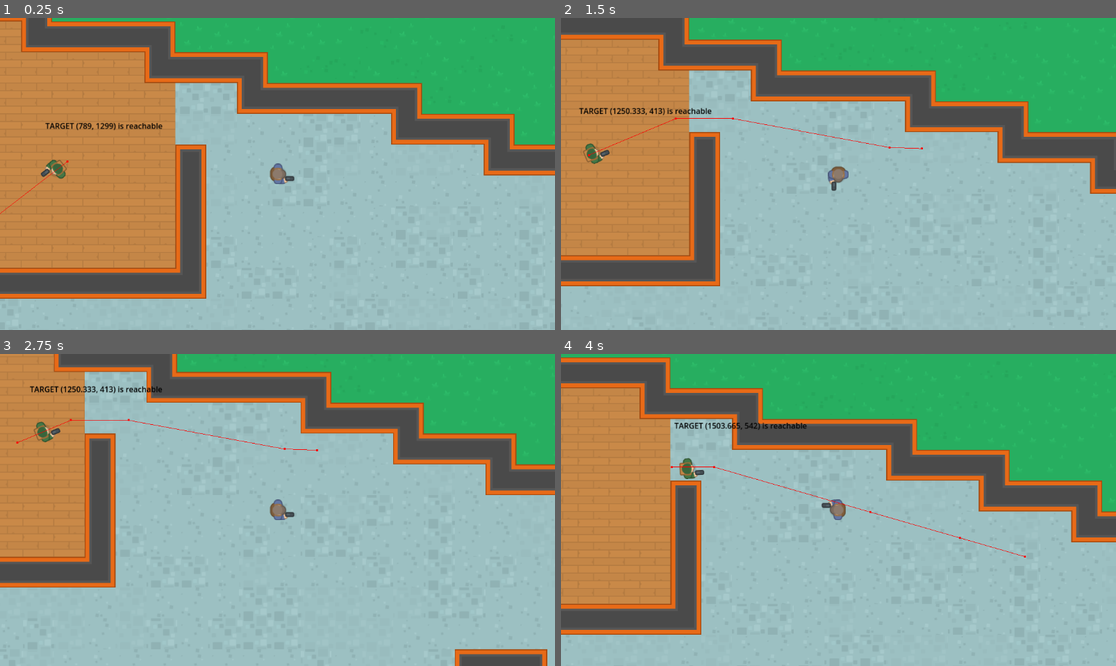
Above: before the commit, frames 1-4 (two rows, left to right).
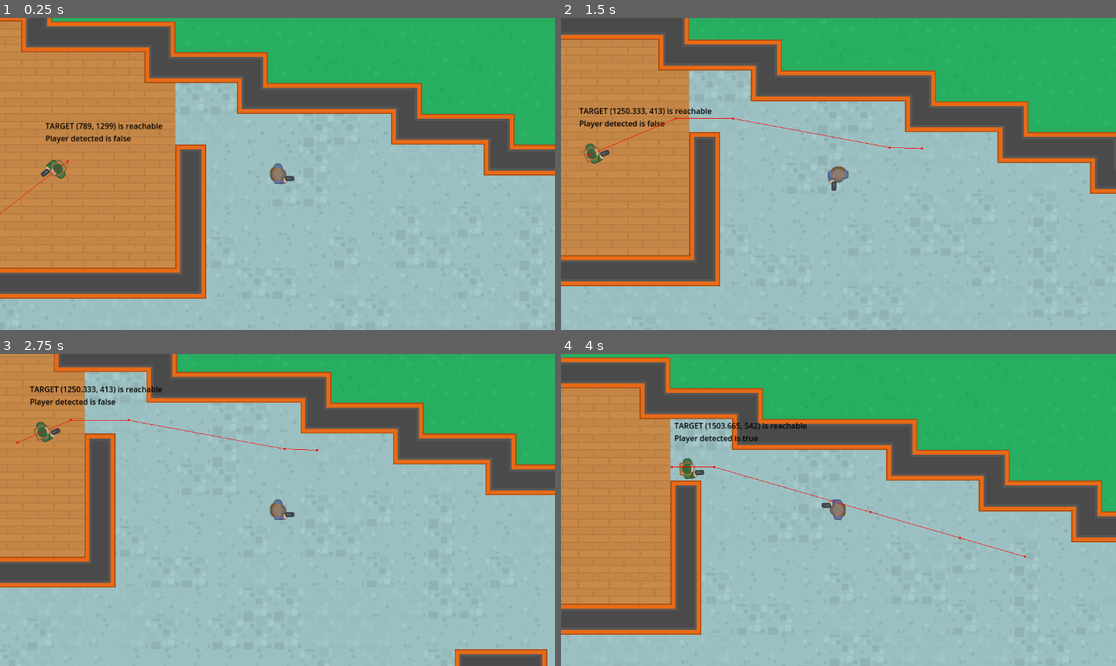
Above: after the commit, the same moments.

Repository: fj0lverkr/do-not-mind-me
Game: Godot game, scene res://scenes/level_map/level_map.tscn
Same seed, same stepped clock (60 frames per second), same inputs: the game is played once before the commit and once after it.
Inputs (mouse positions are in pixels of both pictures, inside the frame that each line leads up to):
- Up to frame 1 (0.25 s): no input
- Up to frame 2 (1.5 s): move the mouse to (960, 158) at 0.52 s; hold D (right) 0.53-1.28 s; click (960, 158) at 0.6 s; move the mouse to (727, 189) at 1.27 s; hold S (down) from 1.28 s (still down); click (727, 189) at 1.35 s
- Up to frame 3 (2.75 s): move the mouse to (333, 441) at 2.02 s; release S (down) at 2.03 s; hold D (right) from 2.03 s (still down); click (333, 441) at 2.1 s
- Up to frame 4 (4 s): move the mouse to (810, 572) at 2.77 s; release D (right) at 2.78 s; hold W (up) 2.78-3.53 s; click (810, 572) at 2.85 s; move the mouse to (1005, 556) at 3.52 s; hold A (left) from 3.53 s (still down); click (1005, 556) at 3.6 s

The runs differ from the first frame. In frame 1, 0.2% of the frame differs, in the area x 8-24%, y 37-41%; in frame 2, 0.2%; in frame 3, 0.2%, in the area x 5-21%, y 14-17%; in frame 4, 0.2%.

Commit message:
player detection step 1

Diff:
--- a/project.godot
+++ b/project.godot
@@ -17,6 +17,7 @@
 
 [autoload]
 
+Constants="*res://singletons/constants.gd"
 SignalBus="*res://singletons/signal_bus.gd"
 
 [debug]
--- a/scenes/npc/npc.gd
+++ b/scenes/npc/npc.gd
@@ -7,6 +7,10 @@
 var _debug_label: Label = $DebugLabel
 @onready
 var _nav_agent: NavigationAgent2D = $NavAgent
+@onready
+var _player_detect: Node2D = $PlayerDetector
+@onready
+var _raycast: RayCast2D = $PlayerDetector/RayCast2D
 
 @export
 var _patrol_speed: float = 100.0
@@ -18,11 +22,13 @@
 var _patrol_points: Array[Waypoint]
 var _current_point: int = 0
 var _is_off_patrol: bool = false
+var _player_ref: Player
 
 
 func _ready() -> void:
 	set_physics_process(false)
 	NavigationServer2D.map_changed.connect(_on_nav_map_changed)
+	_player_ref = get_tree().get_first_node_in_group(Constants.GRP_PLAYER)
 
 
 func _physics_process(_delta: float) -> void:
@@ -30,8 +36,20 @@
 		_set_off_patrol_target(get_global_mouse_position())
 
 	_update_navigation()
+	_point_raycast_to_player()
 	_set_debug_label()
 
+
+func _point_raycast_to_player() -> void:
+	_player_detect.look_at(_player_ref.global_position)
+
+
+func _detect_player() -> bool:
+	var c: Node = _raycast.get_collider()
+	if c != null:
+		return c.is_in_group(Constants.GRP_PLAYER)
+	else:
+		return false
 
 func _update_navigation() -> void:
 	if _nav_agent.is_target_reachable():
@@ -80,6 +98,7 @@
 
 func _set_debug_label() -> void:
 	var s: String = "TARGET %s is %s" % [_nav_agent.target_position, "reached" if _nav_agent.is_target_reached() else ("reachable" if _nav_agent.is_target_reachable() else "unreachable")]
+	s += "\nPlayer detected is %s" % _detect_player()
 	_debug_label.text = s
 
 
--- a/scenes/npc/npc.tscn
+++ b/scenes/npc/npc.tscn
@@ -32,3 +32,10 @@
 debug_enabled = true
 debug_use_custom = true
 debug_path_custom_color = Color(1, 0, 0, 1)
+
+[node name="PlayerDetector" type="Node2D" parent="."]
+
+[node name="RayCast2D" type="RayCast2D" parent="PlayerDetector"]
+rotation = -1.5708
+target_position = Vector2(0, 400)
+collision_mask = 5
--- /dev/null
+++ b/singletons/constants.gd
@@ -0,0 +1,3 @@
+extends Node
+
+const GRP_PLAYER: String = "player"
